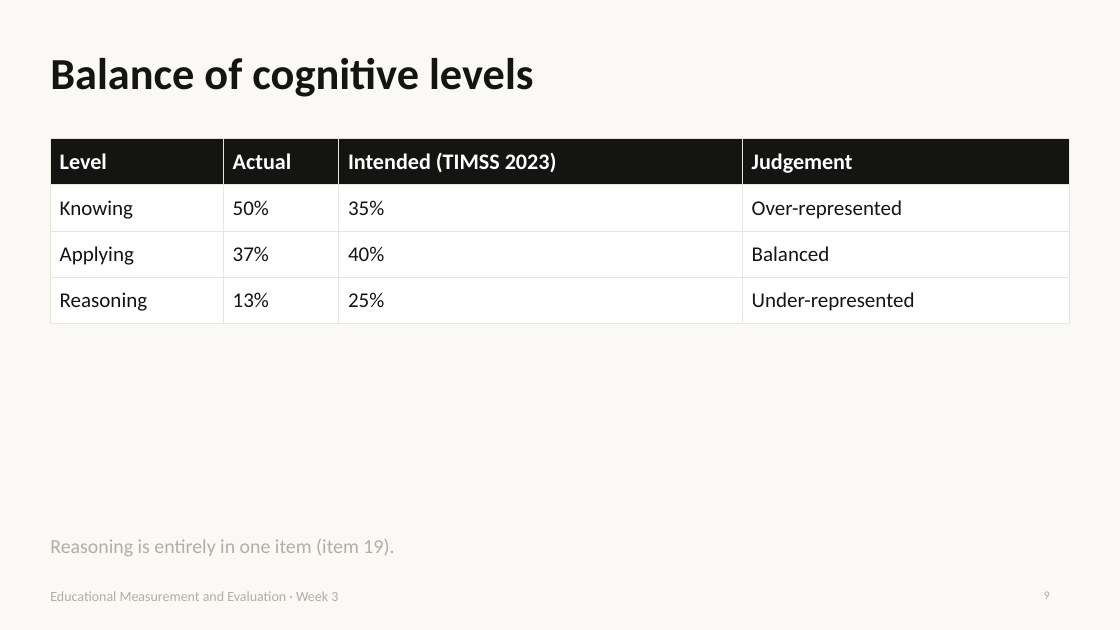
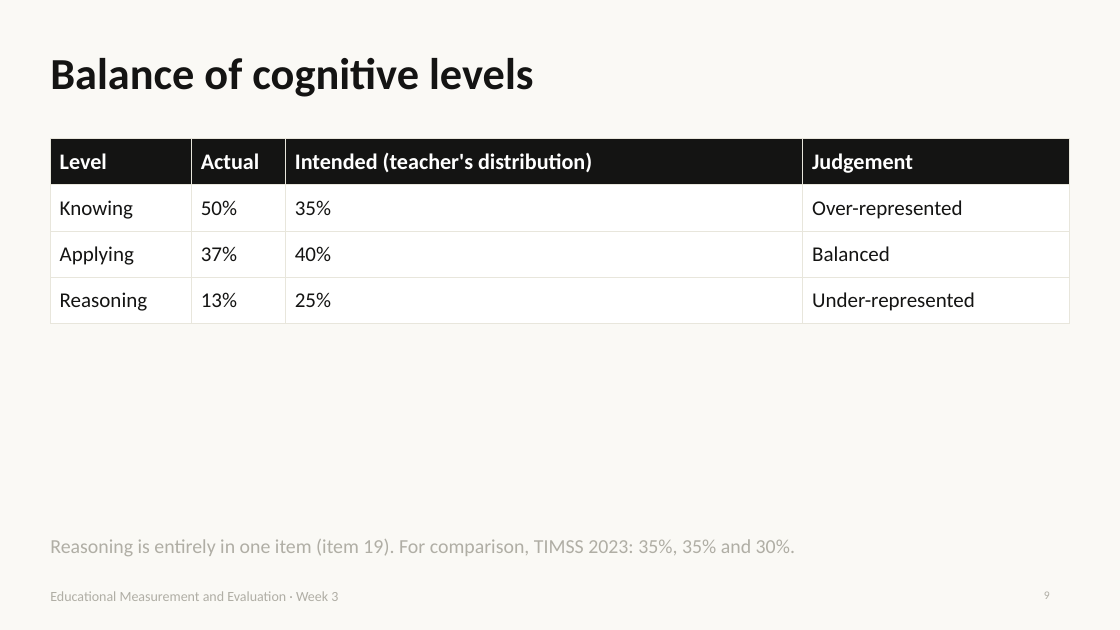
Before and after one commit to EmadFraij/emadfraij.github.io, a slide deck: slide 9 of measurement-course/files/w03/en/slides.pptx. Drawn at 1120x630 pixels with LibreOffice and Linux fonts; fonts in the diff are those of the drawing. Boxes give left, top, right and bottom in pixels: in the first picture for what was removed or moved away, otherwise in the second. Text is boxed around its words. In the diff, an @@ line names an element or a change of style, - is before the commit and + after.

```diff
--- a/measurement-course/files/w03/en/slides.pptx
+++ b/measurement-course/files/w03/en/slides.pptx
@@ table at (50, 139, 1070, 315) @@
-row 1, column 3: Intended (TIMSS 2023)
+row 1, column 3: Intended (teacher's distribution)
@@ text at (50, 539, 795, 556): text changed @@
-Reasoning is entirely in one item (item 19).
+Reasoning is entirely in one item (item 19). For comparison, TIMSS 2023: 35%, 35% and 30%.
```
Also in this commit, not shown: 4 other files.
